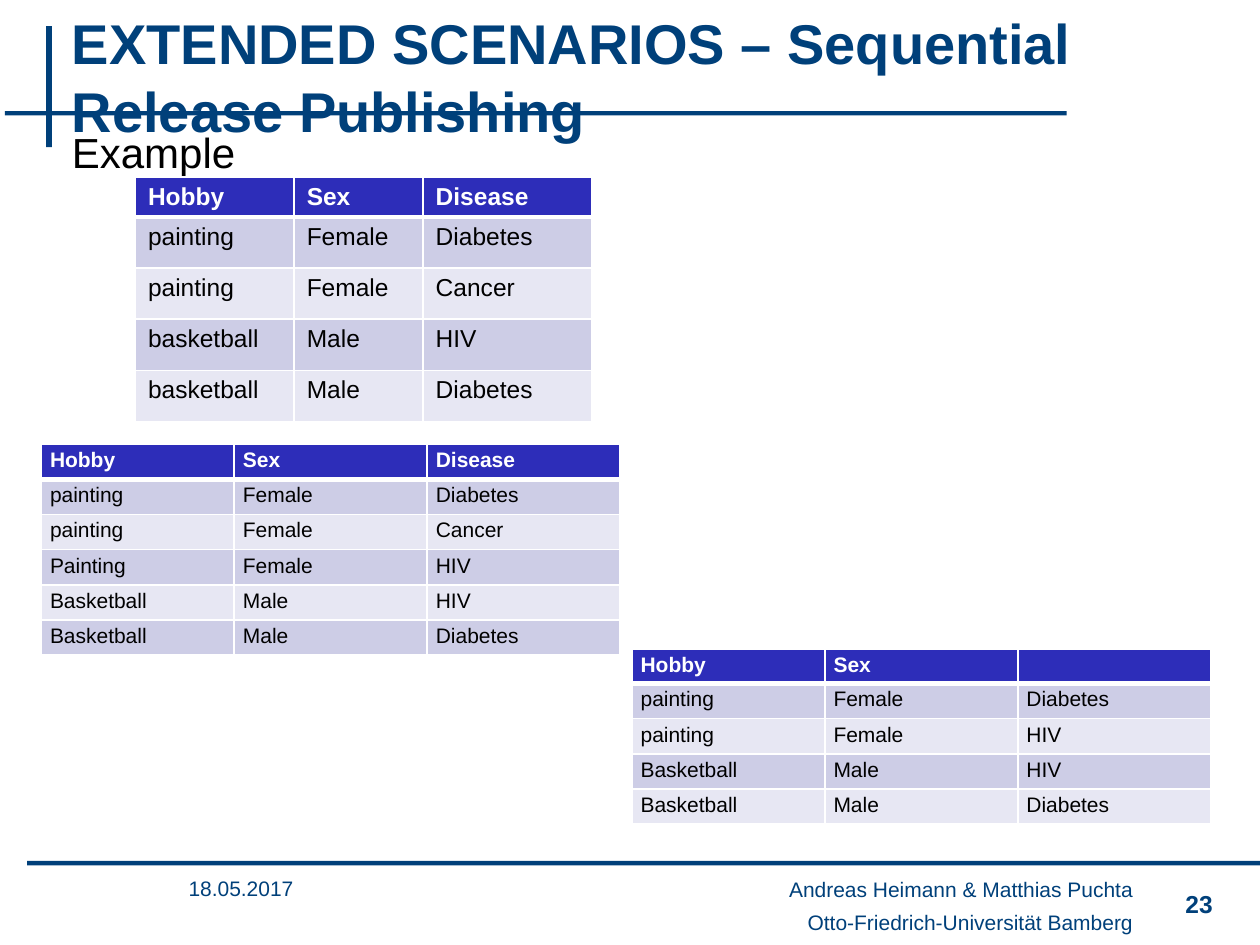
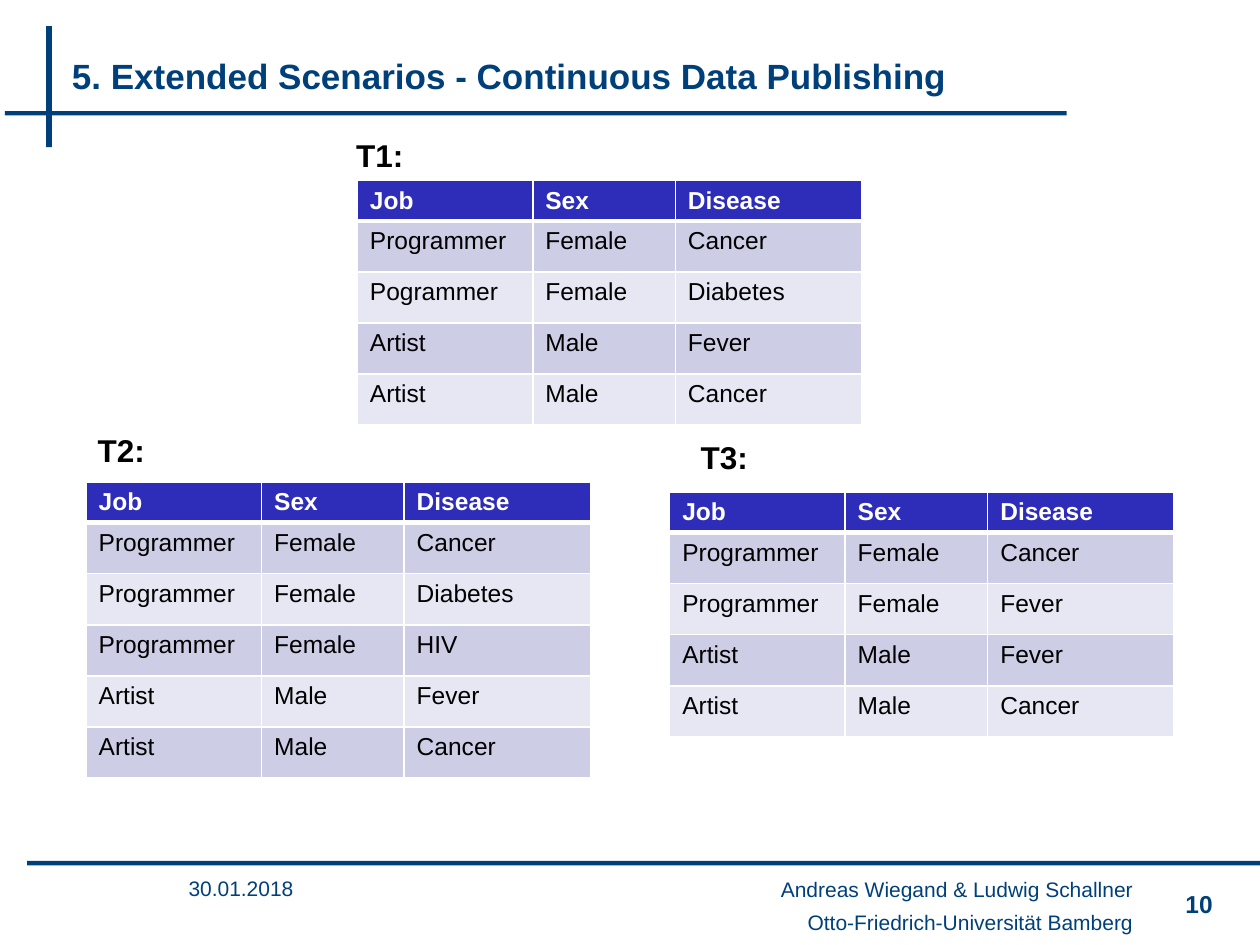
Before and after one commit to wsgan001/PSI-MSem, a slide deck: slide 10 of presentation/sicherheits_an.pptx (slide 23 before the commit). Drawn at 1260x945 pixels with LibreOffice and Linux fonts; fonts in the diff are those of the drawing; background and template pictures are left out. Boxes give left, top, right and bottom in pixels: in the first picture for what was removed or moved away, otherwise in the second. Text is boxed around its words. In the diff, an @@ line names an element or a change of style, - is before the commit and + after.

```diff
--- a/presentation/sicherheits_an.pptx
+++ b/presentation/sicherheits_an.pptx
@@ title at bbox=[72, 63, 946, 96]: text changed; size 32 to 20 pt @@
-EXTENDED SCENARIOS – Sequential Release Publishing
+5. Extended Scenarios - Continuous Data Publishing
@@ text removed at bbox=[72, 137, 235, 176] @@
-Example
@@ text added at bbox=[356, 145, 403, 167], 18 pt, text #000000, bold @@
+T1:
@@ table at bbox=[358, 180, 862, 427] @@
-row 1, column 1: Hobby
+row 1, column 1: Job
-row 2, column 1: painting
+row 2, column 1: Programmer
-row 2, column 3: Diabetes
+row 2, column 3: Cancer
-row 3, column 1: painting
+row 3, column 1: Pogrammer
-row 3, column 3: Cancer
+row 3, column 3: Diabetes
-row 4, column 1: basketball
+row 4, column 1: Artist
-row 4, column 3: HIV
+row 4, column 3: Fever
-row 5, column 1: basketball
+row 5, column 1: Artist
-row 5, column 3: Diabetes
+row 5, column 3: Cancer
@@ table: place and size @@
-table at bbox=[135, 176, 591, 423]
+table at bbox=[358, 180, 862, 427]
@@ text added at bbox=[98, 440, 145, 462], 18 pt, text #000000, bold @@
+T2:
@@ text added at bbox=[701, 447, 748, 470], 18 pt, text #000000, bold @@
+T3:
@@ table at bbox=[86, 483, 590, 780] @@
-row 1, column 1: Hobby
+row 1, column 1: Job
-row 2, column 1: painting
+row 2, column 1: Programmer
-row 2, column 3: Diabetes
+row 2, column 3: Cancer
-row 3, column 1: painting
+row 3, column 1: Programmer
-row 3, column 3: Cancer
+row 3, column 3: Diabetes
-row 4, column 1: Painting
+row 4, column 1: Programmer
-row 5, column 1: Basketball
+row 5, column 1: Artist
-row 5, column 3: HIV
+row 5, column 3: Fever
-row 6, column 1: Basketball
+row 6, column 1: Artist
-row 6, column 3: Diabetes
+row 6, column 3: Cancer
@@ size 12 to 14 pt in "Sex", "Disease", "Female", "Female" and 4 more places @@
@@ table: place and size @@
-table at bbox=[42, 445, 620, 655]
+table at bbox=[86, 483, 590, 780]
@@ table added at bbox=[669, 493, 1173, 740], 5 rows, 3 columns @@
+Job | Sex | Disease
+Programmer | Female | Cancer
+Programmer | Female | Fever
+Artist | Male | Fever
+Artist | Male | Cancer
@@ table removed at bbox=[633, 649, 1211, 824], 5 rows, 3 columns @@
-Hobby | Sex | 
-painting | Female | Diabetes
-painting | Female | HIV
-Basketball | Male | HIV
-Basketball | Male | Diabetes
@@ text at bbox=[189, 881, 294, 897]: text changed @@
-18.05.2017
+30.01.2018
@@ text at bbox=[781, 881, 1132, 902]: text changed @@
-Andreas Heimann & Matthias Puchta
+Andreas Wiegand & Ludwig Schallner
@@ page number at bbox=[1185, 896, 1212, 914]: text changed @@
-23
+10
```
Also in this commit, not shown: 11 other slides changed, 2 slides added, 18 slides removed, 1 other file.
